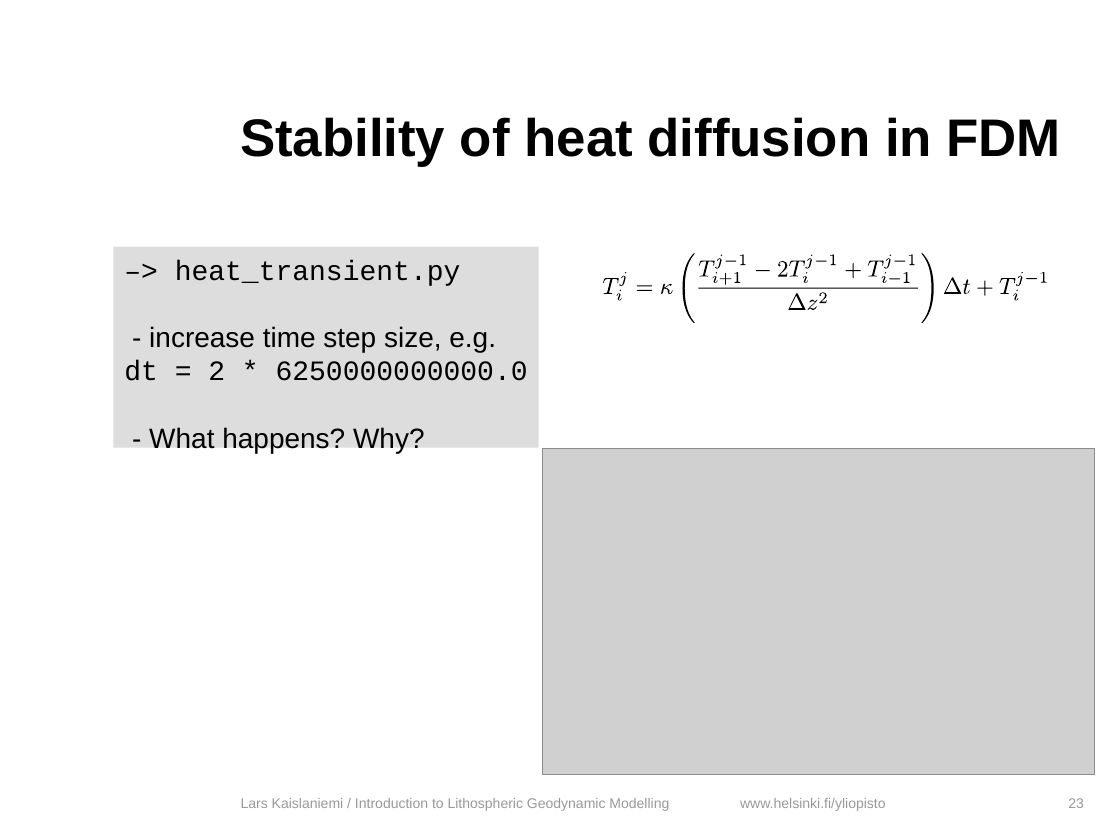
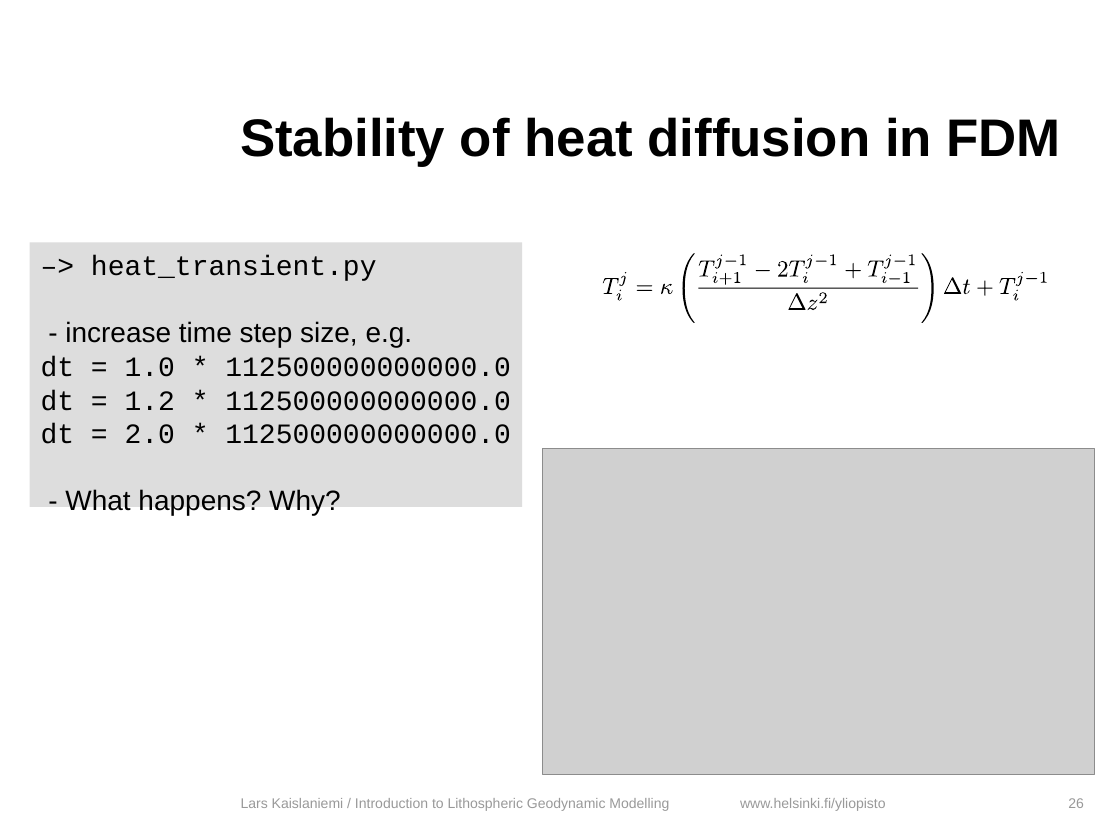
Before and after one commit to HUGG/NGWM2016-modelling-course, a slide deck: slide 26 of Lessons/05-Finite-differences/finite_differences.odp (slide 23 before the commit). Drawn at 1120x840 pixels with LibreOffice and Linux fonts; fonts in the diff are those of the drawing; grey boxes stand for pictures; background and template pictures are left out. Boxes give left, top, right and bottom in pixels: in the first picture for what was removed or moved away, otherwise in the second. Text is boxed around its words. In the diff, an @@ line names an element or a change of style, - is before the commit and + after.

```diff
--- a/Lessons/05-Finite-differences/finite_differences.odp
+++ b/Lessons/05-Finite-differences/finite_differences.odp
@@ rectangle "–> heat_transient.py": place and size @@
-rectangle "–> heat_transient.py" at [113, 246, 539, 447]
+rectangle "–> heat_transient.py" at [29, 242, 522, 506]
@@ text in rectangle at [41, 356, 511, 444]: text changed @@
-dt = 2 * 6250000000000.0
+dt = 1.0 * 112500000000000.0
+dt = 1.2 * 112500000000000.0
+dt = 2.0 * 112500000000000.0
@@ page number at [1068, 798, 1084, 808]: text changed @@
-23
+26
```
Also in this commit, not shown: 21 other slides changed, 11 slides added, 4 other files.
